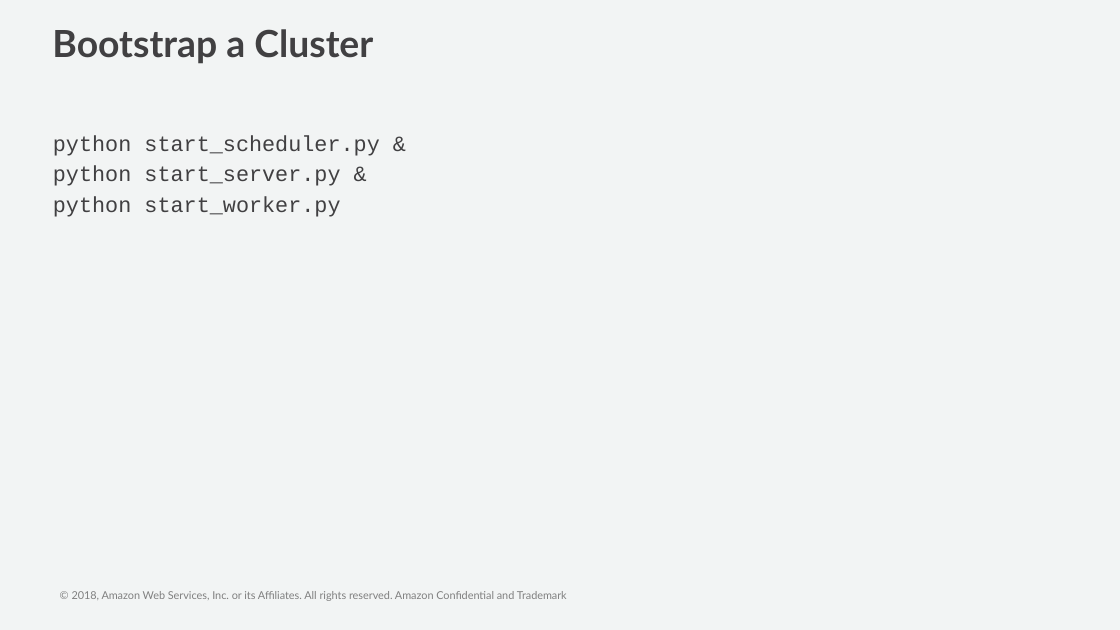
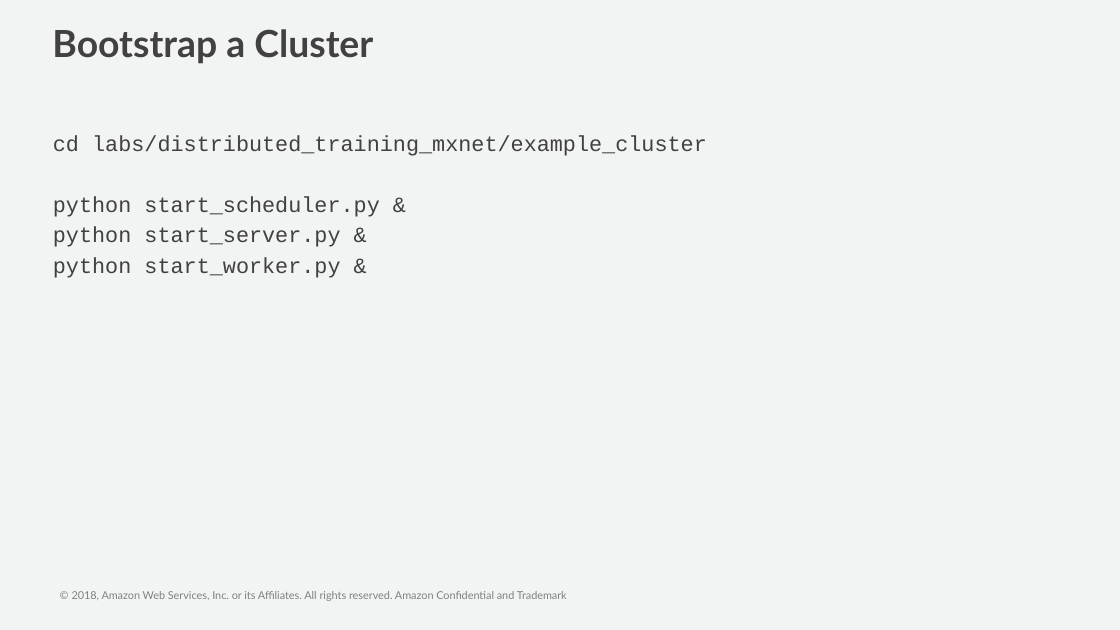
Before and after one commit to cyrusmvahid/GluonBootcamp, a slide deck: slide 16 of slides/Multi GPU and Distributed Training.pptx. Drawn at 1120x630 pixels with LibreOffice and Linux fonts; fonts in the diff are those of the drawing; background and template pictures are left out. Boxes give left, top, right and bottom in pixels: in the first picture for what was removed or moved away, otherwise in the second. Text is boxed around its words. In the diff, an @@ line names an element or a change of style, - is before the commit and + after.

```diff
--- a/slides/Multi GPU and Distributed Training.pptx
+++ b/slides/Multi GPU and Distributed Training.pptx
@@ text at [53,135,707,156]: paragraph added @@
+cd labs/distributed_training_mxnet/example_cluster
@@ text at [53,257,340,278]: text changed @@
-python start_worker.py
+python start_worker.py &
```
Also in this commit, not shown: 1 other slide changed, 10 other files.
